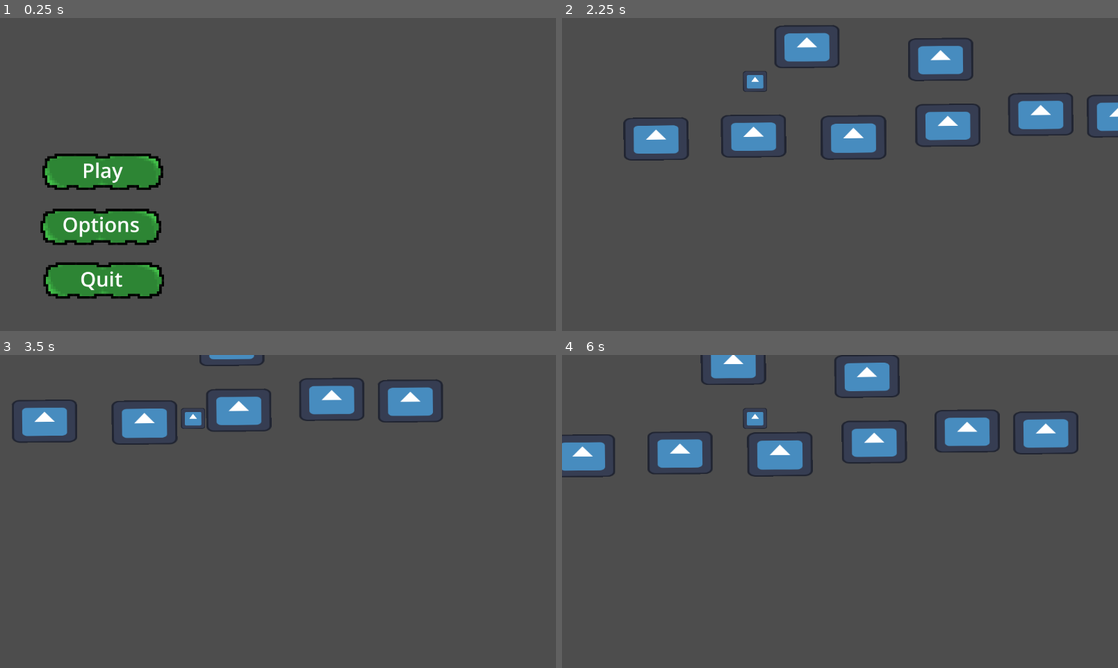
Above: before the commit, frames 1-4 (two rows, left to right).
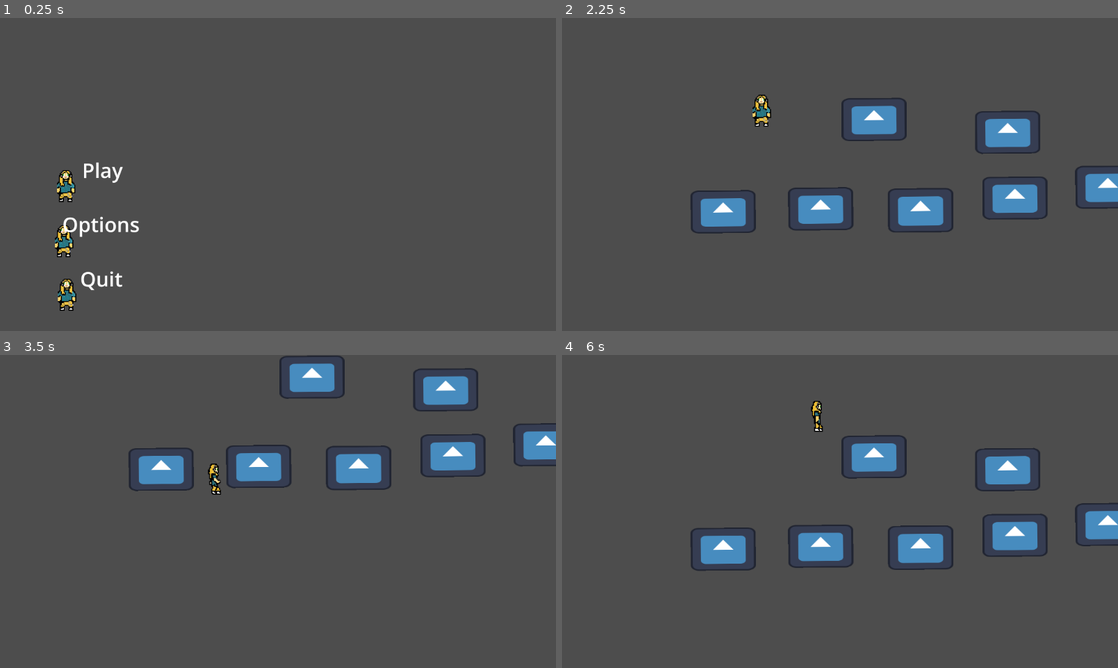
Above: after the commit, the same moments.

Repository: TalesMarc/AngelaCultoRepository
Game: Godot game, scene res://inicio.tscn
The game is run twice, just before and just after one commit, with the same random seed, the same clock (stepped at 60 frames per second) and the same inputs. The engine's default icon, where the game draws it, is replaced by a stand-in: a white triangle on a blue panel in a dark square.
Inputs:
- Up to frame 1 (0.25 s): no input
- Up to frame 2 (2.25 s): click "Options" at 0.5 s; click "Back" at 1.25 s; click "Play" at 2 s
- Up to frame 3 (3.5 s): hold D (move_right) from 2.78 s (still down); tap Space (jump) at 3.02 s
- Up to frame 4 (6 s): tap Space (jump) at 3.77, 5.27 s; release D (move_right) at 4.28 s; hold A (move_left) 4.28-5.03 s; hold D (move_right) from 5.03 s (still down)

The runs differ from the first frame. In frame 1, 6.9% of the frame differs, in the area x 7-30%, y 43-94%; in frame 2, 13%, in the area x 11-100%, y 2-69%; in frame 3, 11%; in frame 4, 13%.

Commit message:
Atualização manual - 2025-05-16 14:47:17

Diff:
--- a/character_body_2d_2.gd
+++ b/character_body_2d_2.gd
@@ -1,29 +1,45 @@
 extends CharacterBody2D
 
-const SPEED = 3000.0
+# Variáveis
+@export var speed: float = 200.0
 const JUMP_VELOCITY = -900.0
-var respawn_position = Vector2(100, 100)  # Posição onde o jogador vai reaparecer
+const GRAVITY = 1000.0
+const FALL_LIMIT = 1000.0
+const SPEED_X = 300.0  # Velocidade horizontal separada do AnimatedSprite2D
+
+var respawn_position = Vector2(100, 100)
+
+@onready var sprite: AnimatedSprite2D = $AnimatedSprite2D
 
 func _physics_process(delta: float) -> void:
 	# Aplica gravidade
 	if not is_on_floor():
-		velocity.y += 1000 * delta  # Ajuste para gravidade
+		velocity.y += GRAVITY * delta
 
-	# Pular com espaço
+	# Pulo
 	if Input.is_action_just_pressed("jump") and is_on_floor():
 		velocity.y = JUMP_VELOCITY
 
-	# Movimento com A e D
-	var direction := 0
+	# Movimento horizontal
+	var input_direction := 0
 	if Input.is_action_pressed("move_left"):
-		direction -= 1
+		input_direction -= 1
 	if Input.is_action_pressed("move_right"):
-		direction += 1
-	velocity.x = direction * SPEED
+		input_direction += 1
+	velocity.x = input_direction * SPEED_X
 
-	# Faz o jogador voltar se cair da tela
-	if position.y > 1000:
+	# Movimento real
+	move_and_slide()
+
+	# Animações
+	if input_direction > 0:
+		sprite.play("Direita")
+	elif input_direction < 0:
+		sprite.play("Esquerda")
+	else:
+		sprite.play("Parado")
+
+	# Voltar ao respawn se cair da tela
+	if position.y > FALL_LIMIT:
 		position = respawn_position
 		velocity = Vector2.ZERO
-
-	move_and_slide()
--- a/configuracoes.tscn
+++ b/configuracoes.tscn
@@ -1,6 +1,6 @@
 [gd_scene load_steps=4 format=3 uid="uid://d223qq1ic4353"]
 
-[ext_resource type="Texture2D" uid="uid://c05me443cmgxi" path="res://sprite_0.png" id="1_dit3g"]
+[ext_resource type="Texture2D" uid="uid://c05me443cmgxi" path="res://sprite_5.png" id="1_dit3g"]
 [ext_resource type="Texture2D" uid="uid://kue3gp2sclu8" path="res://sprite_0 2.png" id="2_ueh0k"]
 [ext_resource type="Script" uid="uid://bhafs30unjsfw" path="res://inicio.gd" id="3_xisgc"]
 
--- a/inicio.gd
+++ b/inicio.gd
@@ -1,9 +1,5 @@
 extends Control
 
-
-# Called when the node enters the scene tree for the first time.
-func _ready() -> void:
-	pass # Replace with function body.
 
 
 # Called every frame. 'delta' is the elapsed time since the previous frame.
--- a/inicio.tscn
+++ b/inicio.tscn
@@ -1,7 +1,6 @@
-[gd_scene load_steps=4 format=3 uid="uid://dkfw1gs1b6rj1"]
+[gd_scene load_steps=3 format=3 uid="uid://dkfw1gs1b6rj1"]
 
 [ext_resource type="Script" uid="uid://bhafs30unjsfw" path="res://inicio.gd" id="1_yogrx"]
-[ext_resource type="Texture2D" uid="uid://c05me443cmgxi" path="res://sprite_0.png" id="2_htw3k"]
 [ext_resource type="Texture2D" uid="uid://kue3gp2sclu8" path="res://sprite_0 2.png" id="3_7e6sy"]
 
 [node name="Control" type="Control"]
@@ -20,7 +19,7 @@
 offset_right = 590.0
 offset_bottom = 656.0
 scale = Vector2(0.5, 0.5)
-texture_normal = ExtResource("2_htw3k")
+texture_normal = ExtResource("3_7e6sy")
 texture_hover = ExtResource("3_7e6sy")
 script = ExtResource("1_yogrx")
 
@@ -40,7 +39,7 @@
 offset_right = 584.0
 offset_bottom = 545.0
 scale = Vector2(0.5, 0.5)
-texture_normal = ExtResource("2_htw3k")
+texture_normal = ExtResource("3_7e6sy")
 texture_hover = ExtResource("3_7e6sy")
 
 [node name="Label" type="Label" parent="TextureButton2"]
@@ -59,7 +58,7 @@
 offset_right = 588.0
 offset_bottom = 431.0
 scale = Vector2(0.5, 0.5)
-texture_normal = ExtResource("2_htw3k")
+texture_normal = ExtResource("3_7e6sy")
 texture_hover = ExtResource("3_7e6sy")
 
 [node name="Label" type="Label" parent="TextureButton3"]
--- /dev/null
+++ b/menu_pausa.tscn
@@ -0,0 +1,72 @@
+[gd_scene load_steps=4 format=3 uid="uid://b2d0wgeex7kd1"]
+
+[ext_resource type="Texture2D" uid="uid://c05me443cmgxi" path="res://sprite_5.png" id="1_tyo0u"]
+[ext_resource type="Texture2D" uid="uid://kue3gp2sclu8" path="res://sprite_0 2.png" id="2_f0gls"]
+[ext_resource type="PackedScene" uid="uid://drcrwrkjk1fby" path="res://node_2d.tscn" id="3_kso7j"]
+
+[node name="MenuGame" type="Node"]
+
+[node name="Control" type="Control" parent="."]
+layout_mode = 3
+anchors_preset = 0
+offset_right = 40.0
+offset_bottom = 40.0
+
+[node name="TextureButton" type="TextureButton" parent="Control"]
+layout_mode = 0
+offset_left = 401.0
+offset_top = 193.0
+offset_right = 901.0
+offset_bottom = 343.0
+scale = Vector2(0.5, 0.5)
+texture_normal = ExtResource("1_tyo0u")
+texture_hover = ExtResource("2_f0gls")
+
+[node name="Label" type="Label" parent="Control/TextureButton"]
+layout_mode = 0
+offset_left = 96.0
+offset_top = 12.0
+offset_right = 404.0
+offset_bottom = 158.0
+theme_override_font_sizes/font_size = 84
+text = "resume"
+
+[node name="TextureButton2" type="TextureButton" parent="Control"]
+layout_mode = 0
+offset_left = 397.0
+offset_top = 301.0
+offset_right = 897.0
+offset_bottom = 451.0
+scale = Vector2(0.5, 0.5)
+texture_normal = ExtResource("1_tyo0u")
+texture_hover = ExtResource("2_f0gls")
+
+[node name="Label" type="Label" parent="Control/TextureButton2"]
+layout_mode = 0
+offset_left = 88.0
+offset_top = 8.0
+offset_right = 396.0
+offset_bottom = 154.0
+theme_override_font_sizes/font_size = 84
+text = "Settings"
+
+[node name="TextureButton3" type="TextureButton" parent="Control"]
+layout_mode = 0
+offset_left = 396.0
+offset_top = 397.0
+offset_right = 896.0
+offset_bottom = 547.0
+scale = Vector2(0.5, 0.5)
+texture_normal = ExtResource("1_tyo0u")
+texture_hover = ExtResource("2_f0gls")
+
+[node name="Label" type="Label" parent="Control/TextureButton3"]
+layout_mode = 0
+offset_left = 170.0
+offset_top = 11.0
+offset_right = 328.0
+offset_bottom = 157.0
+theme_override_font_sizes/font_size = 84
+text = "Sair"
+
+[node name="Node2D" parent="." instance=ExtResource("3_kso7j")]
--- a/node_2d.tscn
+++ b/node_2d.tscn
@@ -1,13 +1,83 @@
-[gd_scene load_steps=6 format=3 uid="uid://drcrwrkjk1fby"]
+[gd_scene load_steps=20 format=3 uid="uid://drcrwrkjk1fby"]
 
 [ext_resource type="Script" uid="uid://dvklttj08ocbb" path="res://character_body_2d_2.gd" id="1_0e48y"]
 [ext_resource type="Texture2D" uid="uid://bbbvodg33g4qc" path="res://icon.svg" id="1_wtcfe"]
+[ext_resource type="Texture2D" uid="uid://el222y71w3oc" path="res://gay do jorge parado/sprite_0.png" id="3_d2bti"]
+[ext_resource type="Texture2D" uid="uid://bllci3vgj6fhv" path="res://gay do jorge parado/sprite_1.png" id="4_ta5nu"]
+[ext_resource type="Texture2D" uid="uid://b17xyj33xk78i" path="res://gay do jorge parado/sprite_2.png" id="5_flf07"]
+[ext_resource type="Texture2D" uid="uid://d0klfdunf25mh" path="res://gay do jorge parado/sprite_3.png" id="6_k73cj"]
+[ext_resource type="Texture2D" uid="uid://d01cl0bwm2f0x" path="res://gay do jorge parado/sprite_4.png" id="7_rjqkl"]
+[ext_resource type="Texture2D" uid="uid://dhkwsapn1oe4w" path="res://gay do jorge parado/sprite_5.png" id="8_fs4d3"]
+[ext_resource type="Texture2D" uid="uid://bq0h5e2vh2h7s" path="res://gay do jorge parado - cópia/sprite_0.png" id="9_7vxoj"]
+[ext_resource type="Texture2D" uid="uid://byeunknbxoslg" path="res://gay do jorge parado - cópia/sprite_1.png" id="10_ei405"]
+[ext_resource type="Texture2D" uid="uid://cbmjpn82jeppm" path="res://gay do jorge parado - cópia/sprite_2.png" id="11_e8dv2"]
+[ext_resource type="Texture2D" uid="uid://ds0phrachgj4b" path="res://gay do jorge parado - cópia/sprite_3.png" id="12_2nhjh"]
+[ext_resource type="Texture2D" uid="uid://c8wj31mir2h8s" path="res://gay do jorge parado - cópia/sprite_4.png" id="13_bjha6"]
+[ext_resource type="Texture2D" uid="uid://g3hkhsfcyndp" path="res://gay do jorge parado - cópia/sprite_5.png" id="14_gt76g"]
+[ext_resource type="Texture2D" uid="uid://kue3gp2sclu8" path="res://sprite_0 2.png" id="15_d2bti"]
 
 [sub_resource type="RectangleShape2D" id="RectangleShape2D_0hol4"]
 size = Vector2(128.236, 125.902)
 
 [sub_resource type="RectangleShape2D" id="RectangleShape2D_epypp"]
-size = Vector2(100, 87.5)
+size = Vector2(100, 136.854)
+
+[sub_resource type="SpriteFrames" id="SpriteFrames_2hxjc"]
+animations = [{
+"frames": [{
+"duration": 1.0,
+"texture": ExtResource("3_d2bti")
+}, {
+"duration": 1.0,
+"texture": ExtResource("4_ta5nu")
+}, {
+"duration": 1.0,
+"texture": ExtResource("5_flf07")
+}, {
+"duration": 1.0,
+"texture": ExtResource("6_k73cj")
+}, {
+"duration": 1.0,
+"texture": ExtResource("7_rjqkl")
+}, {
+"duration": 1.0,
+"texture": ExtResource("8_fs4d3")
+}],
+"loop": true,
+"name": &"Direita",
+"speed": 20.0
+}, {
+"frames": [{
+"duration": 1.0,
+"texture": ExtResource("9_7vxoj")
+}, {
+"duration": 1.0,
+"texture": ExtResource("10_ei405")
+}, {
+"duration": 1.0,
+"texture": ExtResource("11_e8dv2")
+}, {
+"duration": 1.0,
+"texture": ExtResource("12_2nhjh")
+}, {
+"duration": 1.0,
+"texture": ExtResource("13_bjha6")
+}, {
+"duration": 1.0,
+"texture": ExtResource("14_gt76g")
+}],
+"loop": true,
+"name": &"Esquerda",
+"speed": 10.0
+}, {
+"frames": [{
+"duration": 1.0,
+"texture": ExtResource("15_d2bti")
+}],
+"loop": true,
+"name": &"Parado",
+"speed": 5.0
+}]
 
 [sub_resource type="RectangleShape2D" id="RectangleShape2D_q6r6c"]
 size = Vector2(126.837, 124.515)
@@ -32,18 +102,23 @@
 position = Vector2(-4, 3)
 script = ExtResource("1_0e48y")
 
-[node name="Sprite2D" type="Sprite2D" parent="CharacterBody2D2"]
-position = Vector2(246, 217)
-scale = Vector2(0.785402, 0.67383)
-texture = ExtResource("1_wtcfe")
-
 [node name="CollisionShape2D" type="CollisionShape2D" parent="CharacterBody2D2"]
-position = Vector2(247, 217.25)
+position = Vector2(-4.10866, 32.5974)
 shape = SubResource("RectangleShape2D_epypp")
 
 [node name="Camera2D" type="Camera2D" parent="CharacterBody2D2"]
-offset = Vector2(600, 600)
+offset = Vector2(300, 300)
 zoom = Vector2(0.5, 0.5)
+drag_horizontal_enabled = true
+drag_vertical_enabled = true
+drag_horizontal_offset = 0.19
+drag_vertical_offset = 0.21
+drag_right_margin = 0.4
+
+[node name="AnimatedSprite2D" type="AnimatedSprite2D" parent="CharacterBody2D2"]
+sprite_frames = SubResource("SpriteFrames_2hxjc")
+animation = &"Parado"
+frame_progress = 0.573919
 
 [node name="StaticBody2D" type="StaticBody2D" parent="."]
 position = Vector2(-124.083, 7.77051)
Binary file added: gay do jorge parado - cópia/sprite_0.png
Not shown, added: gay do jorge parado - cópia/sprite_0.png.import
Binary file added: gay do jorge parado - cópia/sprite_1.png
Not shown, changed: gay do jorge parado - cópia/sprite_1.png.import
Binary file added: gay do jorge parado - cópia/sprite_2.png
Not shown, added: gay do jorge parado - cópia/sprite_2.png.import
Binary file added: gay do jorge parado - cópia/sprite_3.png
Not shown, added: gay do jorge parado - cópia/sprite_3.png.import
Binary file added: gay do jorge parado - cópia/sprite_4.png
Not shown, added: gay do jorge parado - cópia/sprite_4.png.import
Binary file added: gay do jorge parado - cópia/sprite_5.png
Not shown, added: gay do jorge parado - cópia/sprite_5.png.import
(and 16 more such lines)
